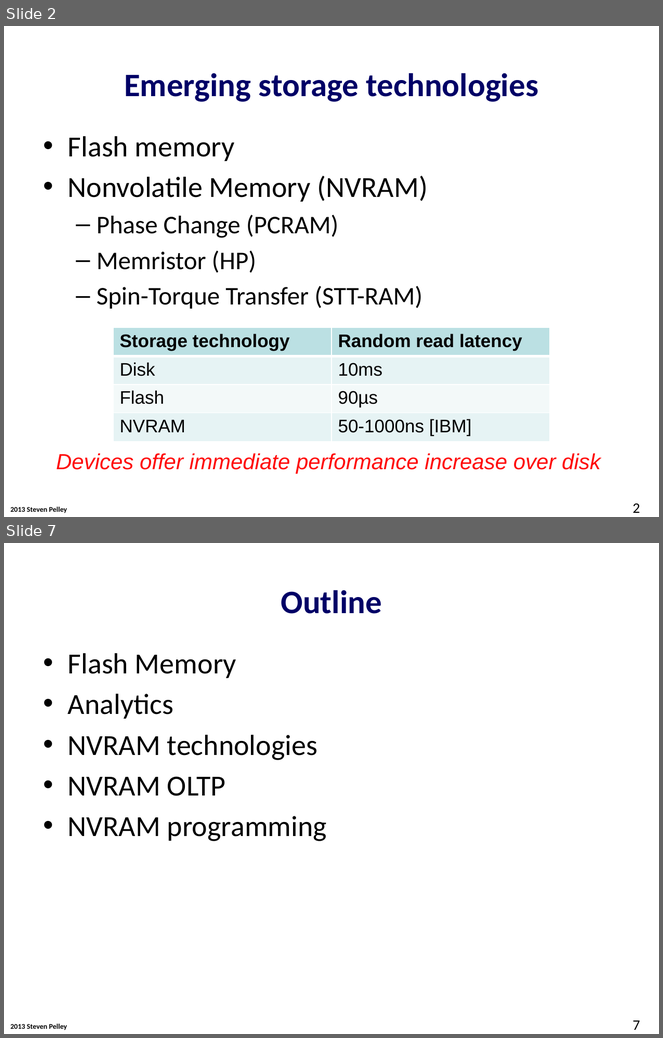
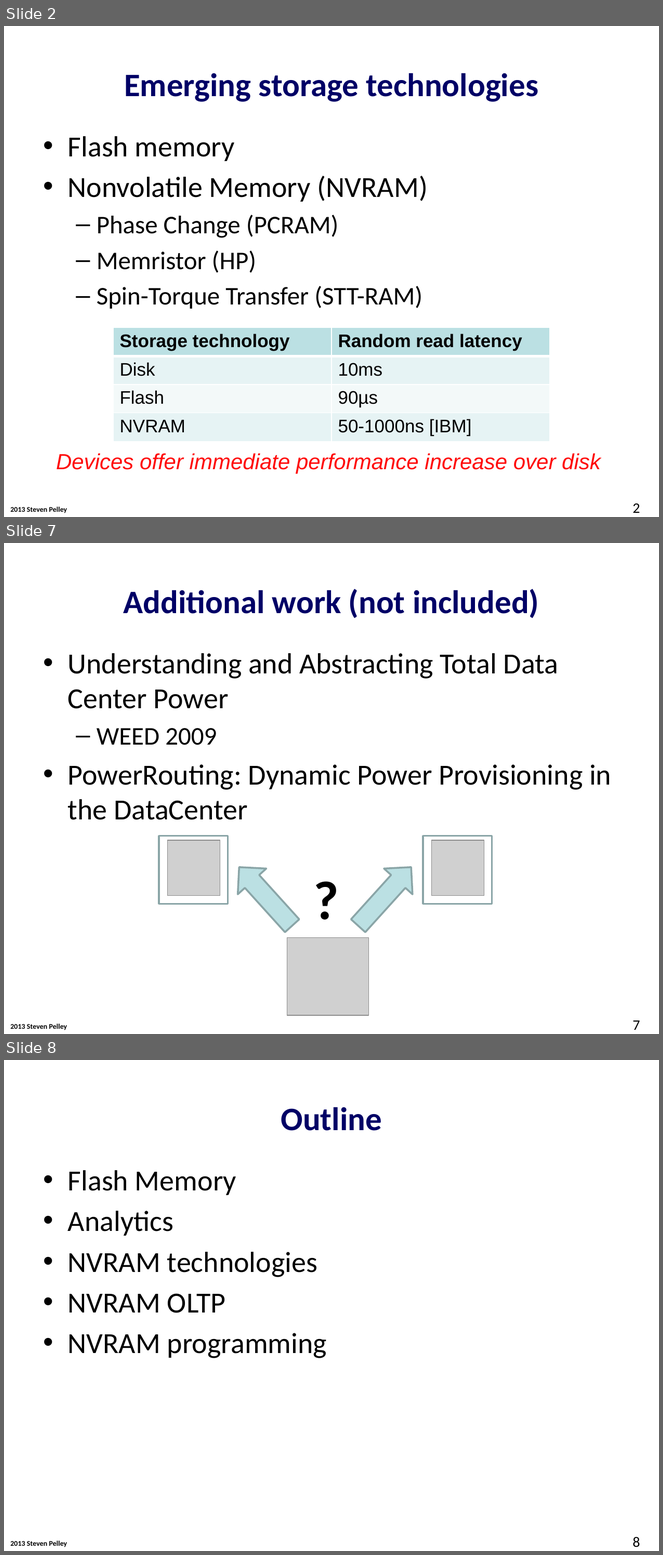
Before and after one commit to Abulila/dissertation, a slide deck: proposal/proposal.pptx. Shown one above the other, each under a label of ours: slides 2 and 7 before the commit, slides 2, 7 and 8 after it; the slides between them are not shown. The pictures are 663x1038 and 663x1555 pixels, drawn with LibreOffice and Linux fonts; fonts in the diff are those of the drawing; grey boxes stand for pictures; background and template pictures are left out. Boxes give left, top, right and bottom in pixels: in the first picture for what was removed or moved away, otherwise in the second. Text is boxed around its words. In the diff, an @@ line names an element or a change of style, - is before the commit and + after.

```diff
--- a/proposal/proposal.pptx
+++ b/proposal/proposal.pptx
@@ slide 7 added at box(4, 543, 659, 1034), background #FFFFFF; not listed: 1 template element that a slide beside it also shows @@
@@ title added at box(123, 589, 540, 618), 36 pt, text #000066, bold @@
+Additional work (not included)
@@ text added at box(68, 653, 611, 820), 32 pt, text #000000 @@
+• Understanding and Abstracting Total Data Center Power
+  – WEED 2009
+• PowerRouting: Dynamic Power Provisioning in the DataCenter
@@ rectangle added at box(158, 836, 228, 904), fill #FFFFFF, outline #8AA6A8 2 pt @@
@@ rectangle added at box(423, 836, 492, 904), fill #FFFFFF, outline #8AA6A8 2 pt @@
@@ picture added at box(168, 840, 220, 896) @@
@@ right arrow added at box(225, 854, 307, 939), fill #BBE0E3, outline #8AA6A8 2 pt @@
@@ right arrow added at box(344, 854, 426, 939), fill #BBE0E3, outline #8AA6A8 2 pt @@
@@ picture added at box(432, 840, 484, 896) @@
@@ text added at box(307, 862, 346, 935), 60 pt, text #000000, bold @@
+?
@@ picture added at box(287, 938, 369, 1015) @@
@@ page number added at box(633, 1021, 640, 1030), 16 pt, text #000000 @@
+7
@@ what was slide 7 is now slide 8 @@
@@ page number at box(633, 1537, 640, 1548): text changed @@
-7
+8
```
Also in this commit, not shown: 11 slides changed, 4 other slides added, 1 slide removed.
